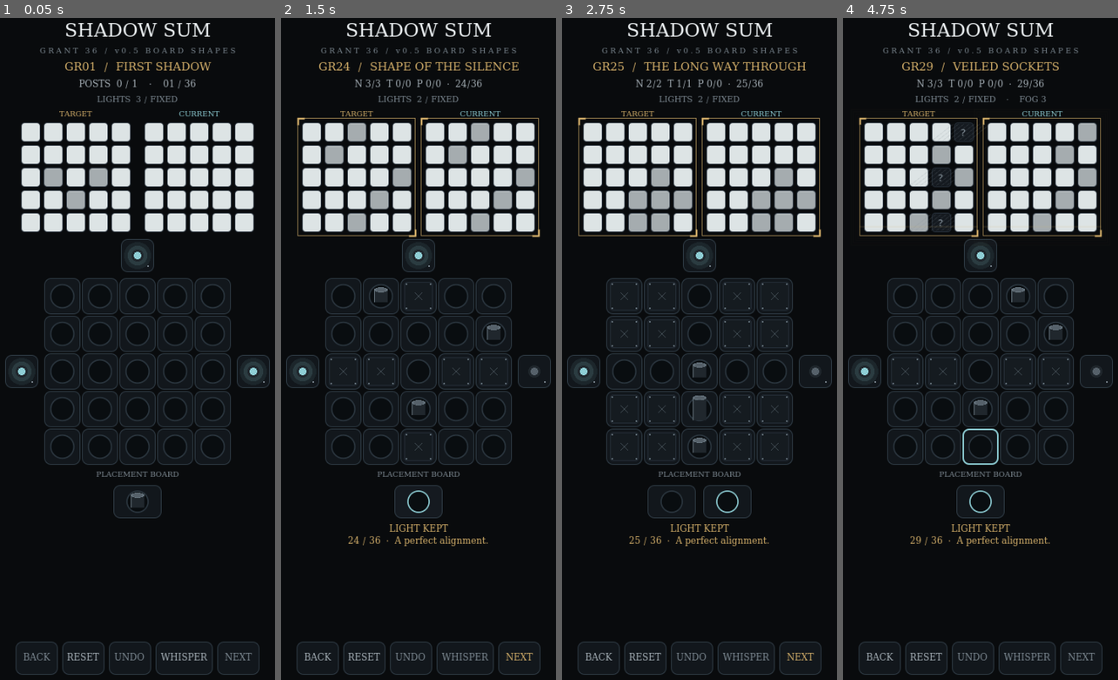
Above: before the commit, frames 1-4 (left to right).
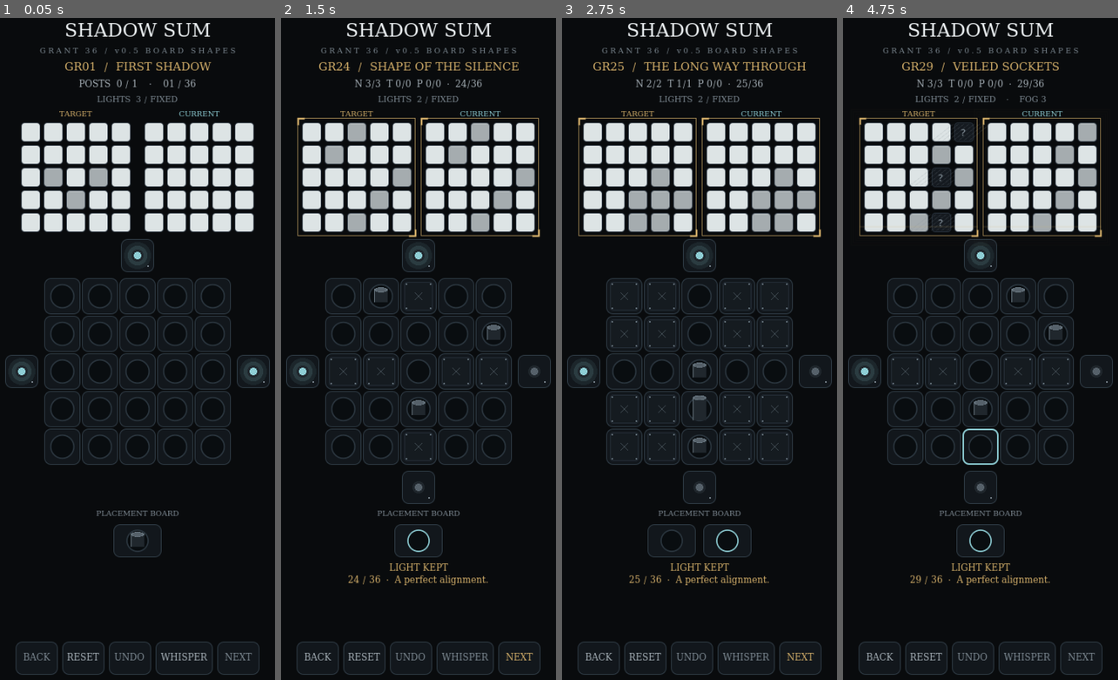
Above: after the commit, the same moments.

Repository: madowaku/shadow-sum
Game: Godot game, scene res://tools/grant36_v05_smoke.tscn
The game is run twice, just before and just after one commit, with the same random seed, the same clock (stepped at 60 frames per second) and the same inputs. This scene is started directly instead of the project's main scene.
Inputs (mouse positions are in pixels of both pictures, inside the frame that each line leads up to):
- Up to frame 1 (0.05 s): no input
- Up to frame 2 (1.5 s): tap Enter at 0.5 s; move the mouse to (404, 481) at 0.52 s; hold Right 0.53-1.25 s; tap Z at 0.6 s; click (404, 481) at 0.67 s; tap Space at 0.77 s; click (418, 501) at 1.27 s
- Up to frame 3 (2.75 s): drag from (790, 448) to (685, 481) at 2.02 s
- Up to frame 4 (4.75 s): click "NEXT" at 2.75 s; click (953, 540) at 3.52 s; move the mouse to (889, 249) at 4.27 s; hold Down from 4.28 s (still down); tap L at 4.35 s

The runs differ from the first frame. In frame 1, 0.7% of the frame differs, in the area x 35-65%, y 68-82%; in frame 2, 1.4%; in frame 3, 1.6%, in the area x 24-76%, y 68-86%; in frame 4, 1.4%.

Commit message:
Show installed bottom light in GRANT36 v0.5

Diff:
--- a/src/experiment_main.gd
+++ b/src/experiment_main.gd
@@ -948,7 +948,7 @@
 		lamp.get_child(0).fixed = not interactive
 		lamp.get_child(0).active = lights.has(direction)
 		lamp.visible = direction != "BOTTOM" or lights.has("BOTTOM")
-		if cause_light or light_height or flat_plate or grant14_v02 or grant20_v03 or jev_review:
+		if cause_light or light_height or flat_plate or grant14_v02 or grant20_v03 or jev_review or grant36_v05:
 			# Invisible reserved mounts keep the board stationary when a source is absent.
 			lamp.visible = true
 			var installed: Array = stage().get("installed_lights", stage()["observations"][0]["active_lights"])
